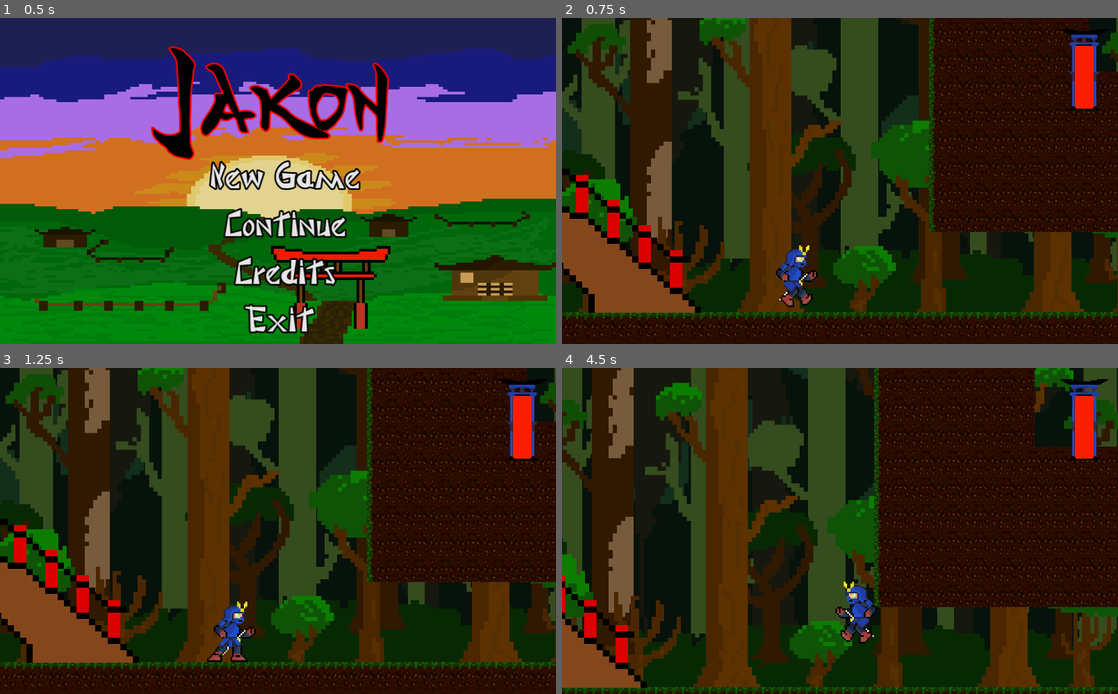
Above: before the commit, frames 1-4 (two rows, left to right).
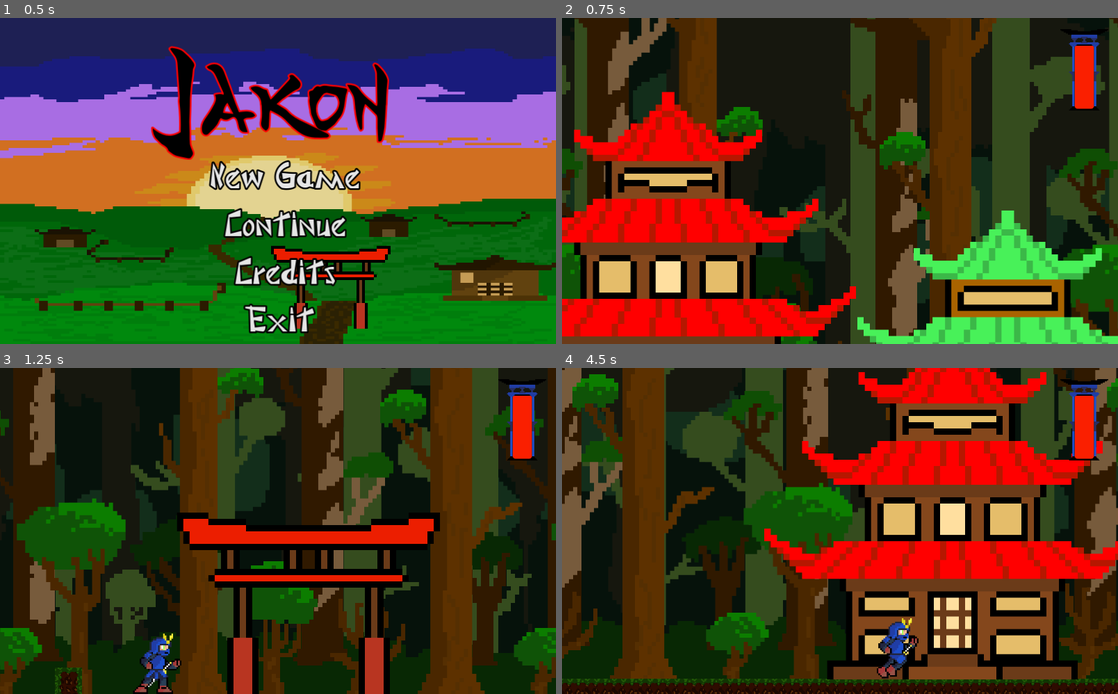
Above: after the commit, the same moments.

Repository: HectorPasquel/Project-Z
Game: Godot game, scene res://Scenes/GUI/MainMenu.tscn
Two runs of this game, one before a commit and one after it. Both use one fixed random seed, a clock stepped at 60 frames per second and the inputs below. Sound files missing from this copy of the repository are replaced by a short silence.
Inputs (mouse positions are in pixels of both pictures, inside the frame that each line leads up to):
- Up to frame 1 (0.5 s): no input
- Up to frame 2 (0.75 s): click (745, 177) at 0.5 s
- Up to frame 3 (1.25 s): no input
- Up to frame 4 (4.5 s): hold D (right) 1.28-2.78 s; tap H (harm) at 1.35 s; tap W (jump) at 1.52, 2.27, 3.77 s; tap F (kunai) at 1.55, 2.1 s; tap Q (health, bound only after the commit) at 2.3, 2.85 s; hold A (left) 2.78-3.53 s; hold J (mock, bound only after the commit) 2.78-3.53 s; hold D (right) from 3.53 s (still down); tap J (mock, bound only after the commit) at 3.6 s; tap C (slash_wave, bound only after the commit) at 3.8, 4.35 s

Frame 1 is identical in both runs. In frame 2, 80% of the frame differs, in the area x 0-100%, y 0-100%; in frame 3, 76%; in frame 4, 86%.

Commit message:
Save and load

Diff:
--- /dev/null
+++ b/Project-Z/GameData.gd
@@ -0,0 +1,113 @@
+extends Node
+
+var mana = 0
+var max_health = 100
+var checkpoint = 1
+var positionX = 0
+var positionY = 0
+
+var data = {
+	mana = 0,
+	max_health = 0,
+	checkpoint = 0,
+	positionX = 0,
+	positionY = 0
+}
+
+
+func _ready():
+	var path = Directory.new()
+	if(!path.dir_exists("user://jakon_saves")):
+		path.open("user://")
+		path.make_dir("user://jakon_saves")
+
+	add_to_group("GameData")
+
+
+func update_max_health(max_h):
+	max_health = max_h
+
+func update_mana(man):
+	if man == -1:
+		mana = 0
+	else:
+		mana = mana + man
+
+func update_position(X,Y):
+	if X == -1 and Y == -1:
+		positionX = 0
+		positionY = 0
+	else:
+		positionX = X
+		positionY = Y
+
+
+func position_player():
+
+	get_tree().call_group("Player", "positionPlayer", positionX, positionY)
+
+func use_mana(value):
+	if value == 1:
+		if mana >= 500:
+			get_tree().call_group("Player","restore_health")
+			mana = mana - 500
+	elif value == 2:
+		if mana >= 300:
+			get_tree().call_group("Player", "slashW")
+			mana = mana - 300
+
+
+
+
+
+
+
+func _input(event):
+	if event.is_action_pressed("mock"):
+		print (positionX, "  ", positionY)
+
+
+
+
+
+
+
+
+
+func save_data():
+	var save_data = File.new()
+	save_data.open("user://jakon_saves/game.sav", File.WRITE)
+
+	var saved_data = data
+	saved_data.mana = mana
+	saved_data.max_health = max_health
+	saved_data.positionX = positionX
+	saved_data.positionY = positionY
+	saved_data.checkpoint = checkpoint
+
+
+	save_data.store_line(to_json(saved_data))
+	save_data.close()
+
+
+
+func load_data():
+	var load_data = File.new()
+	if (!load_data.file_exists("user://jakon_saves/game.sav")):
+		return
+	load_data.open("user://jakon_saves/game.sav",File.READ)
+
+	var loaded_data = data
+
+	while(!load_data.eof_reached()):
+		var mock_data = parse_json(load_data.get_line())
+		if (mock_data != null):
+			loaded_data = mock_data
+
+	load_data.close()
+
+	mana = loaded_data.mana
+	max_health = loaded_data.max_health
+	positionX = loaded_data.positionX
+	positionY = loaded_data.positionY
+	checkpoint = loaded_data.checkpoint
--- a/Project-Z/Scenes/Enemies/Enemy1.gd
+++ b/Project-Z/Scenes/Enemies/Enemy1.gd
@@ -23,7 +23,7 @@
 	move_and_slide(motion, UP)
 	walk()
 	slash()
-	print (direction)
+#	print (direction)
 
 func apply_gravity():
 	if is_dead == false:
--- a/Project-Z/Scenes/Enemies/Enemy2.gd
+++ b/Project-Z/Scenes/Enemies/Enemy2.gd
@@ -23,7 +23,7 @@
 	move_and_slide(motion, UP)
 	walk()
 	slash()
-	print (direction)
+#	print (direction)
 
 func apply_gravity():
 	if is_dead == false:
--- a/Project-Z/Scenes/Enemies/Enemy3.gd
+++ b/Project-Z/Scenes/Enemies/Enemy3.gd
@@ -23,7 +23,7 @@
 	move_and_slide(motion, UP)
 	walk()
 	slash()
-	print (direction)
+#	print (direction)
 
 func apply_gravity():
 	if is_dead == false:
--- a/Project-Z/Scenes/Enemies/Enemy4.gd
+++ b/Project-Z/Scenes/Enemies/Enemy4.gd
@@ -26,7 +26,7 @@
 	move_and_slide(motion, UP)
 	walk()
 	slash()
-	print (direction)
+#	print (direction)
 
 func apply_gravity():
 	if is_dead == false:
--- a/Project-Z/Scenes/GUI/MainMenu.gd
+++ b/Project-Z/Scenes/GUI/MainMenu.gd
@@ -18,10 +18,25 @@
 		$VBoxContainer/HBoxContainer4/Exit.grab_focus()
 
 
+#var save_path = "user://save.dat"
+#func saveData():
+#	var data = {
+#		"max_health" : 100,
+#
+#	}
+#	var file = File.new()
+#	var error = file.open(save_path, File.WRITE)
+#	if error == OK:
+#		file.store_var(data)
+#		file.close()
+
 
 
 func _on_TextureButton_pressed():
 	get_tree().change_scene("res://Scenes/Levels/TestRoom.tscn")
+	GameData.update_mana(-1)
+	GameData.update_position(-1, -1)
+#	GameData.position_player()
 
 
 func _on_Exit_pressed():
@@ -30,3 +45,9 @@
 
 func _on_Credits_pressed():
 	get_tree().change_scene("res://Scenes/GUI/Credits.tscn")
+
+
+func _on_Continue_pressed():
+	get_tree().change_scene("res://Scenes/Levels/TestRoom.tscn")
+	GameData.load_data()
+#	GameData.position_player()
--- a/Project-Z/Scenes/GUI/MainMenu.tscn
+++ b/Project-Z/Scenes/GUI/MainMenu.tscn
@@ -201,5 +201,6 @@
 volume_db = -27.262
 autoplay = true
 [connection signal="pressed" from="VBoxContainer/HBoxContainer/TextureButton" to="." method="_on_TextureButton_pressed"]
+[connection signal="pressed" from="VBoxContainer/HBoxContainer2/Continue" to="." method="_on_Continue_pressed"]
 [connection signal="pressed" from="VBoxContainer/HBoxContainer3/Credits" to="." method="_on_Credits_pressed"]
 [connection signal="pressed" from="VBoxContainer/HBoxContainer4/Exit" to="." method="_on_Exit_pressed"]
--- a/Project-Z/Scenes/GUI/MiniMap.tscn
+++ b/Project-Z/Scenes/GUI/MiniMap.tscn
@@ -42,6 +42,7 @@
 }
 
 [node name="ColorRect1" type="ColorRect" parent="."]
+visible = false
 margin_left = 345.166
 margin_top = 301.424
 margin_right = 449.166
@@ -52,6 +53,7 @@
 }
 
 [node name="ColorRect2" type="ColorRect" parent="."]
+visible = false
 margin_left = 503.868
 margin_top = 299.507
 margin_right = 578.868
--- /dev/null
+++ b/Project-Z/Scenes/GUI/SavePoint.gd
@@ -0,0 +1,34 @@
+extends Area2D
+
+var saving = false
+
+func _ready():
+	$Sprite.visible = true
+	$Sprite2.visible = false
+
+
+
+func _on_SavePoint_body_entered(body):
+	if saving == false:
+		get_tree().call_group("Player", "position_update")
+
+		$Saving.start()
+		$Timer.start()
+#			GameData.save_data()
+#			$Sprite.visible = false
+#			$Sprite2.visible = true
+#			saving = true
+#			$Timer.start()
+
+
+func _on_Timer_timeout():
+	saving = false
+	$Sprite.visible = true
+	$Sprite2.visible = false
+
+
+func _on_Saving_timeout():
+	GameData.save_data()
+	$Sprite.visible = false
+	$Sprite2.visible = true
+	saving = true
--- /dev/null
+++ b/Project-Z/Scenes/GUI/SavePoint.tscn
@@ -0,0 +1,36 @@
+[gd_scene load_steps=5 format=2]
+
+[ext_resource path="res://Scenes/GUI/SavePoint.gd" type="Script" id=1]
+[ext_resource path="res://GFX/Items/check/sprite_0.png" type="Texture" id=2]
+[ext_resource path="res://GFX/Items/check/sprite_1.png" type="Texture" id=3]
+
+[sub_resource type="RectangleShape2D" id=1]
+extents = Vector2( 37.3141, 60.9992 )
+
+[node name="SavePoint" type="Area2D"]
+collision_layer = 8
+script = ExtResource( 1 )
+
+[node name="CollisionShape2D" type="CollisionShape2D" parent="."]
+position = Vector2( 482.079, 283.437 )
+shape = SubResource( 1 )
+
+[node name="Sprite" type="Sprite" parent="."]
+position = Vector2( 482, 290 )
+texture = ExtResource( 2 )
+
+[node name="Sprite2" type="Sprite" parent="."]
+visible = false
+position = Vector2( 482, 290 )
+texture = ExtResource( 3 )
+
+[node name="Timer" type="Timer" parent="."]
+wait_time = 5.0
+one_shot = true
+
+[node name="Saving" type="Timer" parent="."]
+wait_time = 2.0
+one_shot = true
+[connection signal="body_entered" from="." to="." method="_on_SavePoint_body_entered"]
+[connection signal="timeout" from="Timer" to="." method="_on_Timer_timeout"]
+[connection signal="timeout" from="Saving" to="." method="_on_Saving_timeout"]
--- a/Project-Z/Scenes/Items/kunai.gd
+++ b/Project-Z/Scenes/Items/kunai.gd
@@ -13,7 +13,7 @@
 
 func set_kunai_direction(dir):
 	direction = dir
-	print (direction)
+#	print (direction)
 	if dir == -1:
 		$Sprite2.flip_h = true
 
--- a/Project-Z/Scenes/Levels/TestRoom.gd
+++ b/Project-Z/Scenes/Levels/TestRoom.gd
@@ -8,8 +8,10 @@
 
 # Called when the node enters the scene tree for the first time.
 func _ready():
-	pass # Replace with function body.
-
+	pass
+#func _input(event):
+#	if event.is_action_pressed("load"):
+#		GameData.save_data()
 
 
 func _on_Room1_body_entered(body):
--- a/Project-Z/Scenes/Levels/TestRoom.tscn
+++ b/Project-Z/Scenes/Levels/TestRoom.tscn
@@ -30,6 +30,7 @@
 [ext_resource path="res://GFX/HUD/HealthBarv2/sprite_health2.png" type="Texture" id=28]
 [ext_resource path="res://Scenes/Levels/TestRoom.gd" type="Script" id=29]
 [ext_resource path="res://Scenes/GUI/MiniMap.tscn" type="PackedScene" id=30]
+[ext_resource path="res://Scenes/GUI/SavePoint.tscn" type="PackedScene" id=31]
 
 [sub_resource type="RectangleShape2D" id=1]
 extents = Vector2( 19.2109, 111.819 )
@@ -238,6 +239,12 @@
 [node name="MiniMap" parent="CanvasLayer2" instance=ExtResource( 30 )]
 visible = false
 
+[node name="SavePoint" parent="." instance=ExtResource( 31 )]
+position = Vector2( 7321.37, 312.222 )
+
+[node name="SavePoint2" parent="." instance=ExtResource( 31 )]
+position = Vector2( 8785.12, 317.663 )
+
 [node name="AudioStreamPlayer" type="AudioStreamPlayer" parent="."]
 stream = ExtResource( 27 )
 volume_db = -30.0
--- a/Project-Z/Scenes/Player/Player.gd
+++ b/Project-Z/Scenes/Player/Player.gd
@@ -16,18 +16,26 @@
 var throwing = false
 var flashing = false
 var damage = 3
+var max_health = 100
 var health = 100
 var is_hurted = false
 var dead = false
 var running = false
+var newX = 1
+var newY = 1
 #var wall_direction = 1
 #
 onready var left_wall = $WallRaycast/LeftCast
 onready var right_wall = $WallRaycast/RightCast
 
 
+var mana = 0
+
 func _ready():
-	pass
+	add_to_group("Player")
+	GameData.position_player()
+#
+
 
 
 func _physics_process(delta):
@@ -41,7 +49,10 @@
 		throw_kunai()
 	#	is_throwing()
 		lunge()
+		addmana()
+		use_mana()
 		move_and_slide(motion, UP)
+#		positionPlayer()
 
 
 #	print (jump_count)
@@ -133,6 +144,30 @@
 
 			timeout = true
 
+var man = 100
+func addmana():
+	if Input.is_action_just_pressed("harm"):
+		mana = man
+		GameData.update_mana(mana)
+		mana = 0
+#		print ("mana")
+
+func positionPlayer(X,Y):
+#	print (global_position.y)
+	print (X, "  ", Y)
+	global_position.x = X
+	global_position.y = Y
+#	newY = Y
+
+
+
+
+func position_update():
+	var X
+	var Y
+	X = global_position.x
+	Y = global_position.y
+	GameData.update_position(X,Y)
 
 func throw_kunai():
 	if Input.is_action_just_pressed("kunai"):
@@ -254,7 +289,17 @@
 #	if Input.is_action_just_pressed("harm"):
 #		health -= damage
 
-
+func use_mana():
+	if Input.is_action_just_pressed("health"):
+		GameData.use_mana(1)
+	elif Input.is_action_just_pressed("slash_wave"):
+		GameData.use_mana(2)
+
+func restore_health():
+	health = max_health
+
+func slashW():
+	pass
 
 func _on_Animations_animation_finished():
 
--- a/Project-Z/project.godot
+++ b/Project-Z/project.godot
@@ -17,11 +17,15 @@
 
 config/name="Project Z"
 run/main_scene="res://Scenes/GUI/MainMenu.tscn"
+config/use_custom_user_dir=true
 config/icon="res://icon.png"
+
+[autoload]
+
+GameData="*res://GameData.gd"
 
 [display]
 
-window/size/fullscreen=true
 window/stretch/mode="2d"
 
 [input]
@@ -66,6 +70,26 @@
 "events": [ Object(InputEventKey,"resource_local_to_scene":false,"resource_name":"","device":0,"alt":false,"shift":false,"control":false,"meta":false,"command":false,"pressed":false,"scancode":77,"unicode":0,"echo":false,"script":null)
  ]
 }
+mock={
+"deadzone": 0.5,
+"events": [ Object(InputEventKey,"resource_local_to_scene":false,"resource_name":"","device":0,"alt":false,"shift":false,"control":false,"meta":false,"command":false,"pressed":false,"scancode":74,"unicode":0,"echo":false,"script":null)
+ ]
+}
+load={
+"deadzone": 0.5,
+"events": [ Object(InputEventKey,"resource_local_to_scene":false,"resource_name":"","device":0,"alt":false,"shift":false,"control":false,"meta":false,"command":false,"pressed":false,"scancode":76,"unicode":0,"echo":false,"script":null)
+ ]
+}
+slash_wave={
+"deadzone": 0.5,
+"events": [ Object(InputEventKey,"resource_local_to_scene":false,"resource_name":"","device":0,"alt":false,"shift":false,"control":false,"meta":false,"command":false,"pressed":false,"scancode":67,"unicode":0,"echo":false,"script":null)
+ ]
+}
+health={
+"deadzone": 0.5,
+"events": [ Object(InputEventKey,"resource_local_to_scene":false,"resource_name":"","device":0,"alt":false,"shift":false,"control":false,"meta":false,"command":false,"pressed":false,"scancode":81,"unicode":0,"echo":false,"script":null)
+ ]
+}
 
 [layer_names]
 
Binary file added: Project-Z/GFX/Items/check/sprite_0.png
Not shown, added: Project-Z/GFX/Items/check/sprite_0.png.import
Binary file added: Project-Z/GFX/Items/check/sprite_1.png
Not shown, added: Project-Z/GFX/Items/check/sprite_1.png.import
Not shown: 1 places in Project-Z/Scenes/Levels/TestRoom.tscn that only renumber resources
